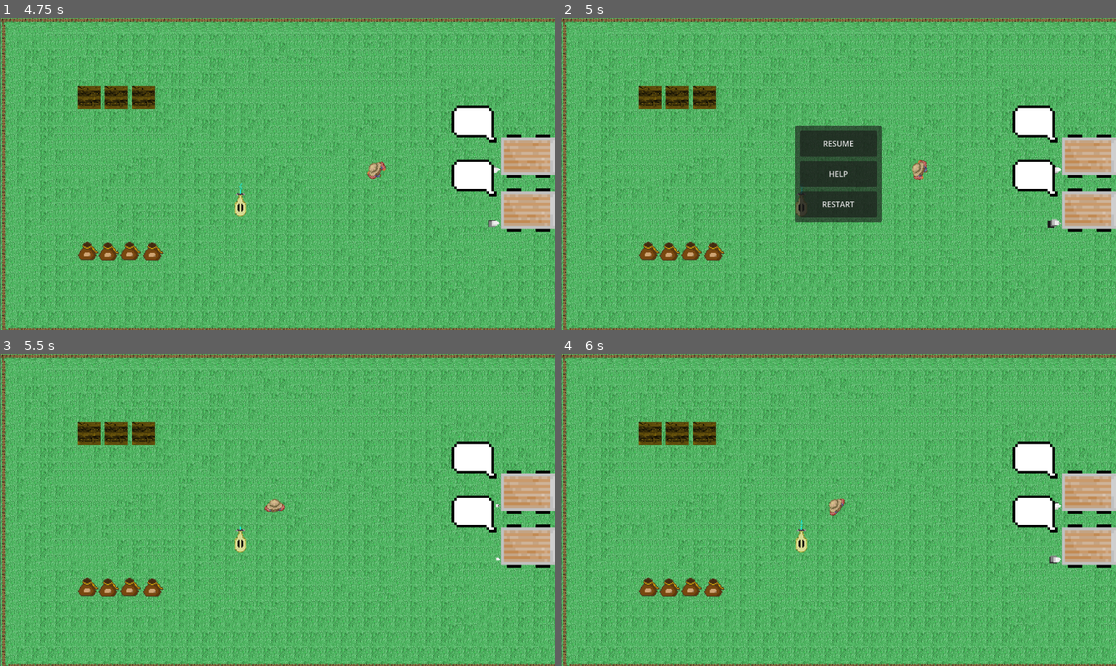
Above: before the commit, frames 1-4 (two rows, left to right).
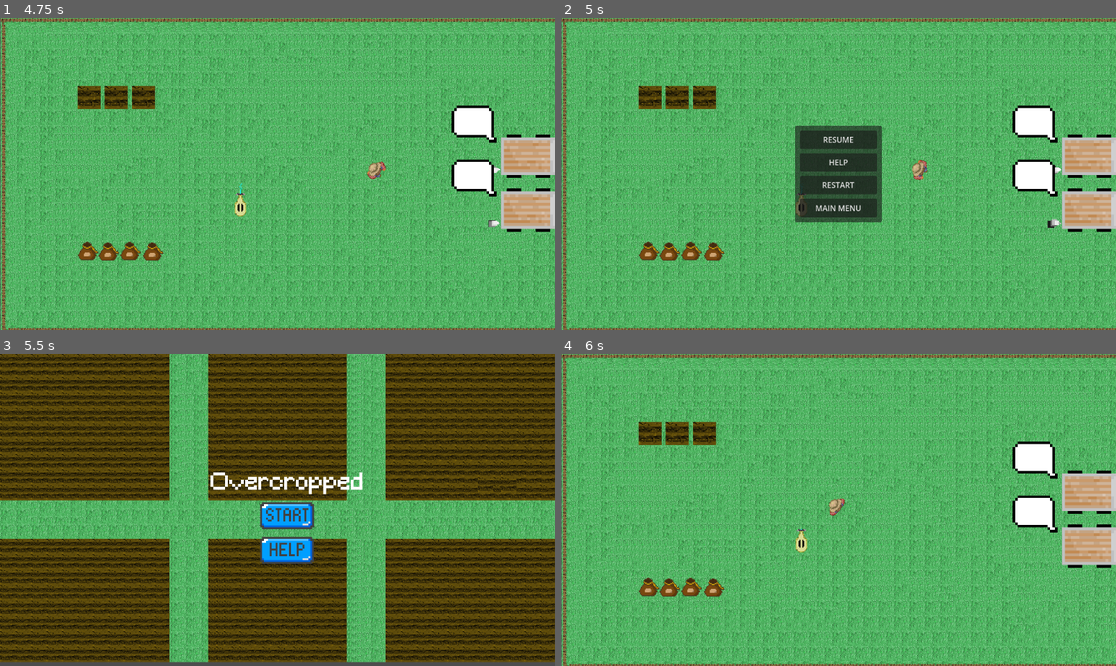
Above: after the commit, the same moments.

Repository: Bratah123/NewYearNewSkillsJam
Game: Godot game, scene res://game/main_menu.tscn
Two runs of this game, one before a commit and one after it. Both use one fixed random seed, a clock stepped at 60 frames per second and the inputs below.
Inputs (mouse positions are in pixels of both pictures, inside the frame that each line leads up to):
- Up to frame 1 (4.75 s): click (288, 180) at 0.5 s; tap Enter at 1.25 s; move the mouse to (399, 158) at 1.27 s; hold D (right) 1.28-2.03 s; click (399, 158) at 1.35 s; move the mouse to (166, 189) at 2.02 s; hold S (down) 2.03-2.78 s; click (166, 189) at 2.1 s; move the mouse to (333, 105) at 2.77 s; hold D (right) 2.78-3.53 s; click (333, 105) at 2.85 s; move the mouse to (249, 236) at 3.52 s; hold W (up) 3.53-4.28 s; click (249, 236) at 3.6 s; move the mouse to (444, 220) at 4.27 s; hold A (left) from 4.28 s (still down); click (444, 220) at 4.35 s
- Up to frame 2 (5 s): keep holding A (left); tap Escape (pause) at 4.9 s
- Up to frame 3 (5.5 s): release A (left) at 5 s; click (277, 544) at 5 s, where only the run after the commit has a clickable "MAIN MENU"
- Up to frame 4 (6 s): click (849, 516) at 5.77 s

Frame 1 is identical in both runs. In frame 2, 1.3% of the frame differs, in the area x 43-57%, y 38-62%; in frame 3, 85%, in the area x 0-100%, y 0-100%; in frame 4, less than 0.1%.

Commit message:
FEAT: Add main menu button to escape menu

Diff:
--- a/game/CanvasLayer.gd
+++ b/game/CanvasLayer.gd
@@ -22,3 +22,9 @@
 func _on_back_button_pressed():
 	pause_menu.visible = true
 	help_menu.visible = false
+
+
+
+func _on_main_menu_pressed():
+	game.pause_game()
+	get_tree().change_scene_to_file("res://game/main_menu.tscn")
--- a/game/pause_menu.tscn
+++ b/game/pause_menu.tscn
@@ -53,6 +53,11 @@
 size_flags_vertical = 3
 text = "RESTART"
 
+[node name="MainMenu" type="Button" parent="PauseMenu/CenterContainer/PanelContainer/MarginContainer/VBoxContainer"]
+layout_mode = 2
+size_flags_vertical = 3
+text = "MAIN MENU"
+
 [node name="HelpMenu" type="Control" parent="."]
 visible = false
 layout_mode = 3
@@ -104,4 +109,5 @@
 [connection signal="pressed" from="PauseMenu/CenterContainer/PanelContainer/MarginContainer/VBoxContainer/Resume" to="." method="_on_resume_pressed"]
 [connection signal="pressed" from="PauseMenu/CenterContainer/PanelContainer/MarginContainer/VBoxContainer/Help" to="." method="_on_help_pressed"]
 [connection signal="pressed" from="PauseMenu/CenterContainer/PanelContainer/MarginContainer/VBoxContainer/Restart" to="." method="_on_restart_pressed"]
+[connection signal="pressed" from="PauseMenu/CenterContainer/PanelContainer/MarginContainer/VBoxContainer/MainMenu" to="." method="_on_main_menu_pressed"]
 [connection signal="pressed" from="HelpMenu/BackButton" to="." method="_on_back_button_pressed"]
